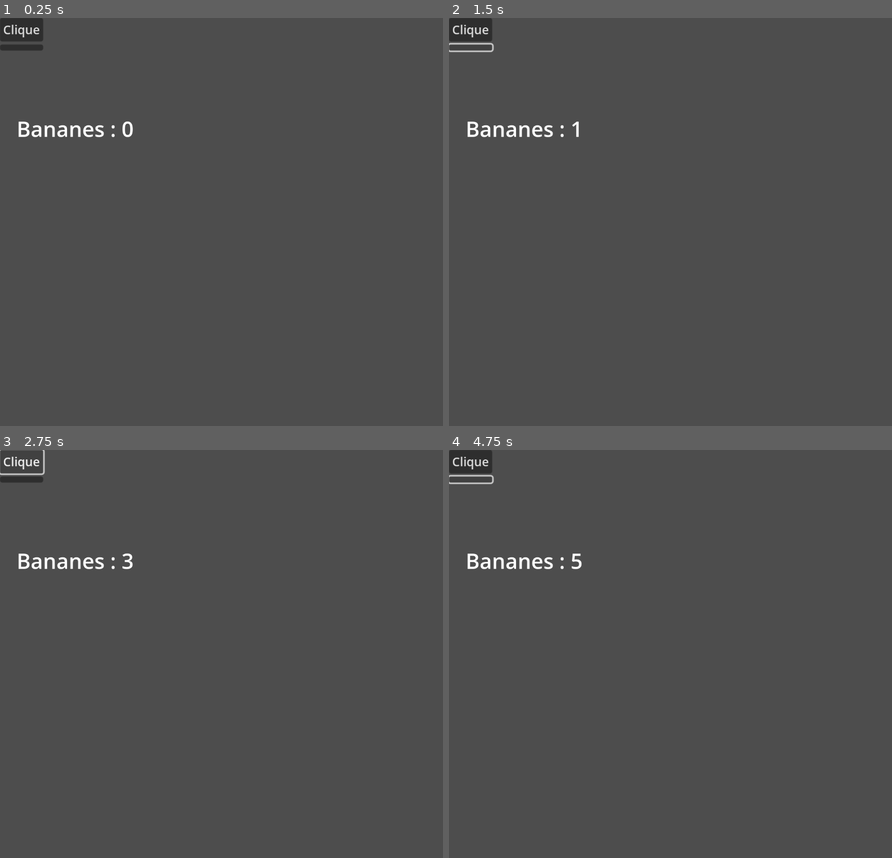
Above: before the commit, frames 1-4 (two rows, left to right).
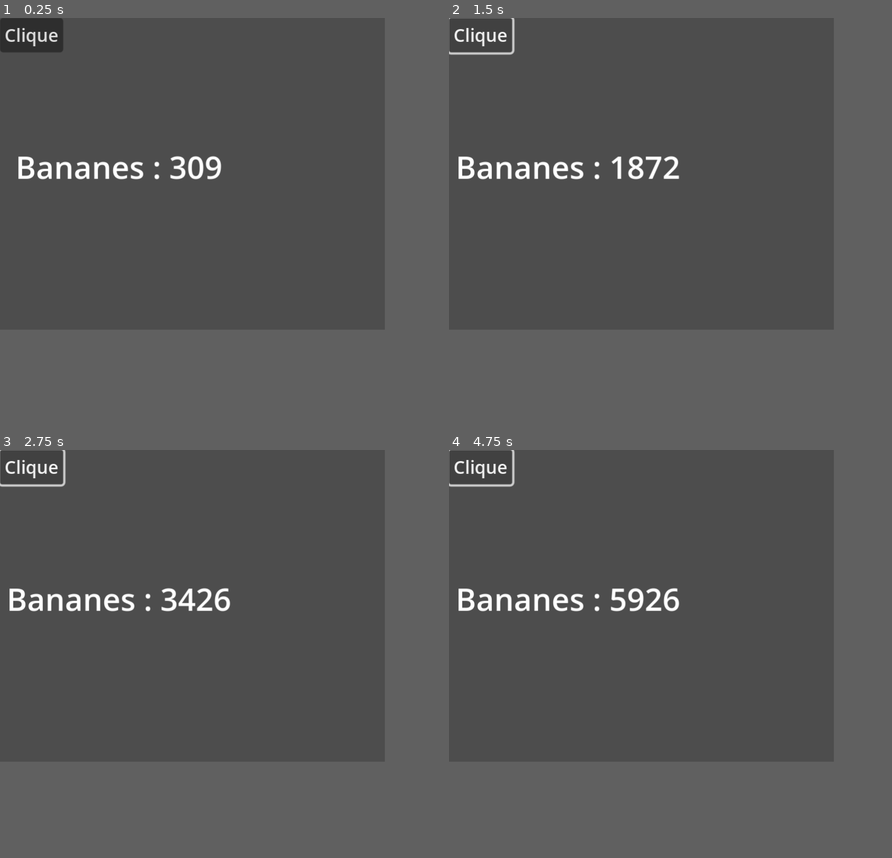
Above: after the commit, the same moments.

Repository: ghartemann/banana-clicker-3
Game: Godot game, scene res://Main.tscn
Same seed, same stepped clock (60 frames per second), same inputs: the game is played once before the commit and once after it.
Inputs (mouse positions are in pixels of both pictures, inside the frame that each line leads up to):
- Up to frame 1 (0.25 s): no input
- Up to frame 2 (1.5 s): click "Clique" at 0.5 s; click (471, 46) at 1.27 s
- Up to frame 3 (2.75 s): click "Clique" at 2 s
- Up to frame 4 (4.75 s): click (471, 478) at 2.77 s; click "Clique" at 3.5 s; click (471, 478) at 4.27 s
In our replay, the window is 800x737 before the commit and 695x563 after it. These sizes can differ from the game's own. Grey fills any space a smaller window leaves; there, only what the larger window draws over its background counts as a difference.

The runs differ from the first frame. In frame 1, 2.1% of the frame differs, in the area x 0-50%, y 0-40%; in frame 2, 2.0%; in frame 3, 2.0%; in frame 4, 2.1%.
Error before the commit: Invalid access to property or key 'pressed' on a base object of type 'null instance'. (res://Main.gd:25)

Commit message:
c'est mieux là non

Diff:
--- a/Main.gd
+++ b/Main.gd
@@ -1,55 +1,31 @@
 extends Node2D
 
-@onready var main_grid := $MainGrid
-@onready var grid_buttons := $MainGrid/GridButtons
-@onready var grid_labels := $MainGrid/GridLabels
-@onready var main_button := $MainGrid/GridContainer/ButtonMain
-@onready var label_bananas := $MainGrid/GridLabels/LabelBananas
-@onready var label_bps := $MainGrid/GridLabels/LabelBps
-@onready var label_bpc := $MainGrid/GridLabels/LabelBpc
-@onready var score_timer := $ScoreTimer
+var bananas = 0
+var bps = 1235
+var bpc = 10
 
-var update_interval = 0.1
+func _ready():
+	%ButtonMain.pressed.connect(self.increment_via_bpc)
 
-var bananas = 0
-var bps = 1
-var bpc = 1
+	update_text()
+	%LabelBananas.show()
+	%LabelBps.show()
+	%LabelBpc.show()
 
-# Called when the node enters the scene tree for the first time.
-func _ready():
+func _process(delta):
+	increment_via_bps(delta)
 
+func increment_bananas(amount: float):
+	bananas = bananas + amount
+	update_text()
 
-	_start_auto_increment()
-	_update_text()
+func increment_via_bps(delta: float):
+	increment_bananas(bps * delta)
 
-	main_button.pressed.connect(self._increment_via_bpc)
+func increment_via_bpc():
+	increment_bananas(bpc)
 
-	label_bananas.show()
-	label_bps.text = 'Bananes par seconde : ' + str(bps)
-	label_bpc.text = 'Bananes par clic : ' + str(bpc)
-	label_bps.show()
-	label_bpc.show()
-
-
-# Called every frame. 'delta' is the elapsed time since the previous frame.
-# func _process(delta):
-# 	pass
-
-func _increment_bananas(amount):
-	bananas = bananas + amount
-	_update_text()
-
-func _increment_via_bps():
-	_increment_bananas(bps * update_interval)
-
-func _increment_via_bpc():
-	_increment_bananas(bpc)
-
-func _update_text():
-	var text = 'Bananes : ' + str(snapped(bananas, 1))
-	label_bananas.text = text
-
-func _start_auto_increment():
-	score_timer.wait_time = update_interval
-	score_timer.start()
-	score_timer.connect("timeout", _increment_via_bps)
+func update_text():
+	%LabelBananas.text = 'Bananes : ' + str(snapped(bananas, 1))
+	%LabelBps.text = 'Bananes par seconde : ' + str(bps)
+	%LabelBpc.text = 'Bananes par clic : ' + str(bpc)
--- a/Main.tscn
+++ b/Main.tscn
@@ -4,8 +4,6 @@
 
 [node name="Main" type="Node2D"]
 script = ExtResource("1_yr7i7")
-
-[node name="ScoreTimer" type="Timer" parent="."]
 
 [node name="MainGrid" type="GridContainer" parent="."]
 offset_right = 40.0
@@ -15,16 +13,15 @@
 layout_mode = 2
 
 [node name="ButtonMain" type="Button" parent="MainGrid/GridButtons"]
+unique_name_in_owner = true
 layout_mode = 2
 text = "Clique"
-
-[node name="ButtonMain2" type="Button" parent="MainGrid/GridButtons"]
-layout_mode = 2
 
 [node name="GridLabels" type="GridContainer" parent="MainGrid"]
 layout_mode = 2
 
 [node name="LabelBananas" type="Label" parent="MainGrid/GridLabels"]
+unique_name_in_owner = true
 custom_minimum_size = Vector2(200, 200)
 layout_mode = 2
 theme_type_variation = &"HeaderLarge"
@@ -32,10 +29,12 @@
 vertical_alignment = 1
 
 [node name="LabelBps" type="Label" parent="MainGrid/GridLabels"]
+unique_name_in_owner = true
 custom_minimum_size = Vector2(100, 100)
 layout_mode = 2
 horizontal_alignment = 1
 vertical_alignment = 1
 
 [node name="LabelBpc" type="Label" parent="MainGrid/GridLabels"]
+unique_name_in_owner = true
 layout_mode = 2
--- a/project.godot
+++ b/project.godot
@@ -18,6 +18,6 @@
 
 [display]
 
-window/size/viewport_width=1170
-window/size/viewport_height=1078
+window/size/viewport_width=695
+window/size/viewport_height=563
 window/stretch/scale=2.0
